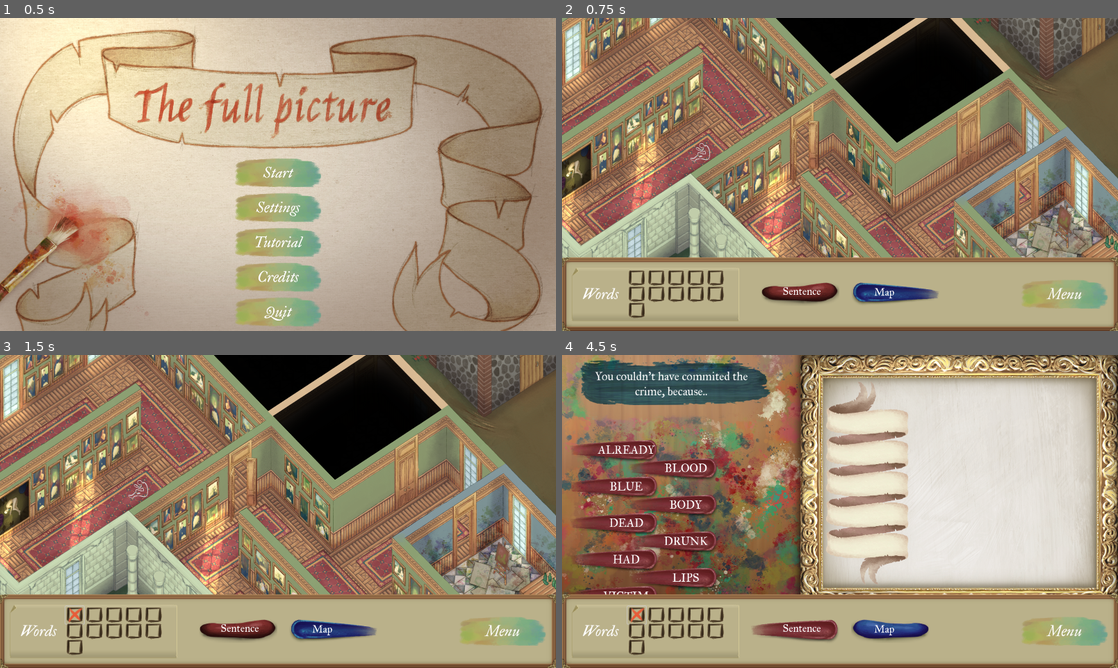
Above: before the commit, frames 1-4 (two rows, left to right).
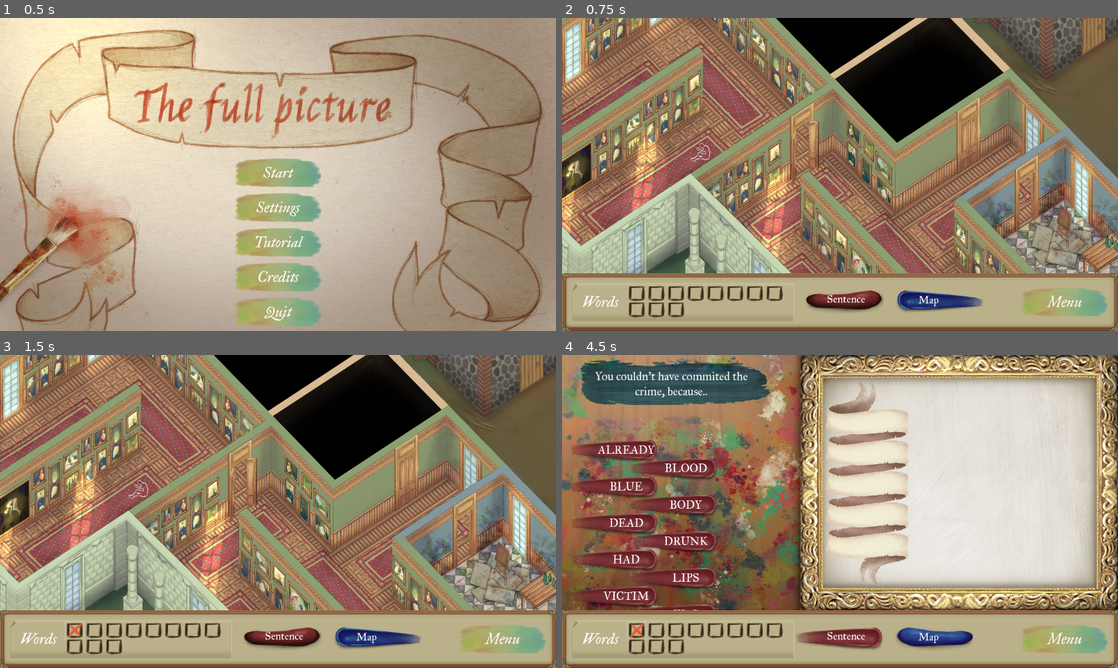
Above: after the commit, the same moments.

Repository: 100-Devs-1-Game/TheFullPicture
Game: Godot game, scene res://menus/main_menu.tscn
Same seed, same stepped clock (60 frames per second), same inputs: the game is played once before the commit and once after it. Sound files missing from this copy of the repository are replaced by a short silence.
Inputs (mouse positions are in pixels of both pictures, inside the frame that each line leads up to; where the layout moved, square brackets give the same spot in the first picture):
- Up to frame 1 (0.5 s): no input
- Up to frame 2 (0.75 s): click "Start" at 0.5 s
- Up to frame 3 (1.5 s): click (72, 630) [72, 614] at 1.25 s
- Up to frame 4 (4.5 s): click "Menu" at 2 s; click "Start" at 2.75 s; click "Sentence" at 3.5 s; click (634, 630) [634, 614] at 4.25 s

Frame 1 is identical in both runs. In frame 2, 9.8% of the frame differs, in the area x 0-100%, y 76-97%; in frame 3, 9.9%; in frame 4, 10%.

Commit message:
Move ui elements

Diff:
--- a/src/ui/game_panel/game_panel.tscn
+++ b/src/ui/game_panel/game_panel.tscn
@@ -44,69 +44,70 @@
 [node name="MarginContainer" type="MarginContainer" parent="Panel"]
 layout_mode = 2
 
-[node name="Words" type="PanelContainer" parent="Panel/MarginContainer"]
+[node name="HBoxContainer" type="HBoxContainer" parent="Panel/MarginContainer"]
+layout_mode = 2
+
+[node name="Words" type="PanelContainer" parent="Panel/MarginContainer/HBoxContainer"]
 layout_mode = 2
 size_flags_horizontal = 0
 theme_override_styles/panel = ExtResource("3_ifxwd")
 
-[node name="MarginContainer" type="MarginContainer" parent="Panel/MarginContainer/Words"]
+[node name="MarginContainer" type="MarginContainer" parent="Panel/MarginContainer/HBoxContainer/Words"]
 layout_mode = 2
 theme_override_constants/margin_top = -30
 theme_override_constants/margin_bottom = -30
 
-[node name="HBoxContainer" type="HBoxContainer" parent="Panel/MarginContainer/Words/MarginContainer"]
+[node name="HBoxContainer" type="HBoxContainer" parent="Panel/MarginContainer/HBoxContainer/Words/MarginContainer"]
 layout_mode = 2
 theme_override_constants/separation = 30
 
-[node name="Label" type="Label" parent="Panel/MarginContainer/Words/MarginContainer/HBoxContainer"]
+[node name="Label" type="Label" parent="Panel/MarginContainer/HBoxContainer/Words/MarginContainer/HBoxContainer"]
 layout_mode = 2
 text = "Words"
 label_settings = SubResource("LabelSettings_ng428")
 
-[node name="Checkbox GridContainer" type="GridContainer" parent="Panel/MarginContainer/Words/MarginContainer/HBoxContainer"]
+[node name="Checkbox GridContainer" type="GridContainer" parent="Panel/MarginContainer/HBoxContainer/Words/MarginContainer/HBoxContainer"]
 unique_name_in_owner = true
 custom_minimum_size = Vector2(350, 0)
 layout_mode = 2
 size_flags_vertical = 4
 theme_override_constants/v_separation = -5
-columns = 5
+columns = 8
 
-[node name="CheckBox" parent="Panel/MarginContainer/Words/MarginContainer/HBoxContainer/Checkbox GridContainer" instance=ExtResource("5_1fep8")]
+[node name="CheckBox" parent="Panel/MarginContainer/HBoxContainer/Words/MarginContainer/HBoxContainer/Checkbox GridContainer" instance=ExtResource("5_1fep8")]
 layout_mode = 2
 
-[node name="CheckBox2" parent="Panel/MarginContainer/Words/MarginContainer/HBoxContainer/Checkbox GridContainer" instance=ExtResource("5_1fep8")]
+[node name="CheckBox2" parent="Panel/MarginContainer/HBoxContainer/Words/MarginContainer/HBoxContainer/Checkbox GridContainer" instance=ExtResource("5_1fep8")]
 layout_mode = 2
 
-[node name="CheckBox3" parent="Panel/MarginContainer/Words/MarginContainer/HBoxContainer/Checkbox GridContainer" instance=ExtResource("5_1fep8")]
+[node name="CheckBox3" parent="Panel/MarginContainer/HBoxContainer/Words/MarginContainer/HBoxContainer/Checkbox GridContainer" instance=ExtResource("5_1fep8")]
 layout_mode = 2
 
-[node name="CheckBox4" parent="Panel/MarginContainer/Words/MarginContainer/HBoxContainer/Checkbox GridContainer" instance=ExtResource("5_1fep8")]
+[node name="CheckBox4" parent="Panel/MarginContainer/HBoxContainer/Words/MarginContainer/HBoxContainer/Checkbox GridContainer" instance=ExtResource("5_1fep8")]
 layout_mode = 2
 
-[node name="CheckBox5" parent="Panel/MarginContainer/Words/MarginContainer/HBoxContainer/Checkbox GridContainer" instance=ExtResource("5_1fep8")]
+[node name="CheckBox5" parent="Panel/MarginContainer/HBoxContainer/Words/MarginContainer/HBoxContainer/Checkbox GridContainer" instance=ExtResource("5_1fep8")]
 layout_mode = 2
 
-[node name="CheckBox6" parent="Panel/MarginContainer/Words/MarginContainer/HBoxContainer/Checkbox GridContainer" instance=ExtResource("5_1fep8")]
+[node name="CheckBox6" parent="Panel/MarginContainer/HBoxContainer/Words/MarginContainer/HBoxContainer/Checkbox GridContainer" instance=ExtResource("5_1fep8")]
 layout_mode = 2
 
-[node name="CheckBox7" parent="Panel/MarginContainer/Words/MarginContainer/HBoxContainer/Checkbox GridContainer" instance=ExtResource("5_1fep8")]
+[node name="CheckBox7" parent="Panel/MarginContainer/HBoxContainer/Words/MarginContainer/HBoxContainer/Checkbox GridContainer" instance=ExtResource("5_1fep8")]
 layout_mode = 2
 
-[node name="Menu Button" parent="Panel/MarginContainer" instance=ExtResource("2_lxin7")]
+[node name="CheckBox8" parent="Panel/MarginContainer/HBoxContainer/Words/MarginContainer/HBoxContainer/Checkbox GridContainer" instance=ExtResource("5_1fep8")]
 layout_mode = 2
-size_flags_horizontal = 8
-size_flags_vertical = 4
 
-[node name="Label" parent="Panel/MarginContainer/Menu Button" index="0"]
-text = "Menu"
-label_settings = SubResource("LabelSettings_1fep8")
+[node name="CheckBox9" parent="Panel/MarginContainer/HBoxContainer/Words/MarginContainer/HBoxContainer/Checkbox GridContainer" instance=ExtResource("5_1fep8")]
+layout_mode = 2
 
-[node name="Toggle Buttons" type="HBoxContainer" parent="Panel"]
+[node name="Toggle Buttons" type="HBoxContainer" parent="Panel/MarginContainer/HBoxContainer"]
 layout_mode = 2
 size_flags_horizontal = 4
 theme_override_constants/separation = 40
+alignment = 2
 
-[node name="Sentence Button" type="TextureButton" parent="Panel/Toggle Buttons"]
+[node name="Sentence Button" type="TextureButton" parent="Panel/MarginContainer/HBoxContainer/Toggle Buttons"]
 unique_name_in_owner = true
 layout_mode = 2
 size_flags_horizontal = 4
@@ -116,7 +117,7 @@
 texture_normal = ExtResource("6_nuau5")
 texture_pressed = ExtResource("3_lxin7")
 
-[node name="Label" type="Label" parent="Panel/Toggle Buttons/Sentence Button"]
+[node name="Label" type="Label" parent="Panel/MarginContainer/HBoxContainer/Toggle Buttons/Sentence Button"]
 layout_mode = 1
 anchors_preset = 8
 anchor_left = 0.5
@@ -134,14 +135,14 @@
 horizontal_alignment = 1
 vertical_alignment = 1
 
-[node name="HoverComponent" type="Node" parent="Panel/Toggle Buttons/Sentence Button"]
+[node name="HoverComponent" type="Node" parent="Panel/MarginContainer/HBoxContainer/Toggle Buttons/Sentence Button"]
 script = ExtResource("5_lxin7")
 metadata/_custom_type_script = "uid://biajfv665ttlc"
 
-[node name="ClickSoundComponent" parent="Panel/Toggle Buttons/Sentence Button" instance=ExtResource("12_nfuip")]
+[node name="ClickSoundComponent" parent="Panel/MarginContainer/HBoxContainer/Toggle Buttons/Sentence Button" instance=ExtResource("12_nfuip")]
 click_sound = ExtResource("16_nfuip")
 
-[node name="Map Button" type="TextureButton" parent="Panel/Toggle Buttons"]
+[node name="Map Button" type="TextureButton" parent="Panel/MarginContainer/HBoxContainer/Toggle Buttons"]
 unique_name_in_owner = true
 layout_mode = 2
 size_flags_horizontal = 4
@@ -152,7 +153,7 @@
 texture_normal = ExtResource("4_4gmb1")
 texture_pressed = ExtResource("5_hnn45")
 
-[node name="Label" type="Label" parent="Panel/Toggle Buttons/Map Button"]
+[node name="Label" type="Label" parent="Panel/MarginContainer/HBoxContainer/Toggle Buttons/Map Button"]
 layout_mode = 1
 anchors_preset = 8
 anchor_left = 0.5
@@ -170,15 +171,24 @@
 horizontal_alignment = 1
 vertical_alignment = 1
 
-[node name="HoverComponent" type="Node" parent="Panel/Toggle Buttons/Map Button"]
+[node name="HoverComponent" type="Node" parent="Panel/MarginContainer/HBoxContainer/Toggle Buttons/Map Button"]
 script = ExtResource("5_lxin7")
 metadata/_custom_type_script = "uid://biajfv665ttlc"
 
-[node name="ClickSoundComponent" parent="Panel/Toggle Buttons/Map Button" instance=ExtResource("12_nfuip")]
+[node name="ClickSoundComponent" parent="Panel/MarginContainer/HBoxContainer/Toggle Buttons/Map Button" instance=ExtResource("12_nfuip")]
 click_sound = ExtResource("13_h7pcf")
 
+[node name="Menu Button" parent="Panel/MarginContainer" instance=ExtResource("2_lxin7")]
+layout_mode = 2
+size_flags_horizontal = 8
+size_flags_vertical = 4
+
+[node name="Label" parent="Panel/MarginContainer/Menu Button" index="0"]
+text = "Menu"
+label_settings = SubResource("LabelSettings_1fep8")
+
+[connection signal="toggled" from="Panel/MarginContainer/HBoxContainer/Toggle Buttons/Sentence Button" to="." method="_on_sentence_button_toggled"]
+[connection signal="toggled" from="Panel/MarginContainer/HBoxContainer/Toggle Buttons/Map Button" to="." method="_on_map_button_toggled"]
 [connection signal="pressed" from="Panel/MarginContainer/Menu Button" to="." method="_on_menu_button_pressed"]
-[connection signal="toggled" from="Panel/Toggle Buttons/Sentence Button" to="." method="_on_sentence_button_toggled"]
-[connection signal="toggled" from="Panel/Toggle Buttons/Map Button" to="." method="_on_map_button_toggled"]
 
 [editable path="Panel/MarginContainer/Menu Button"]
